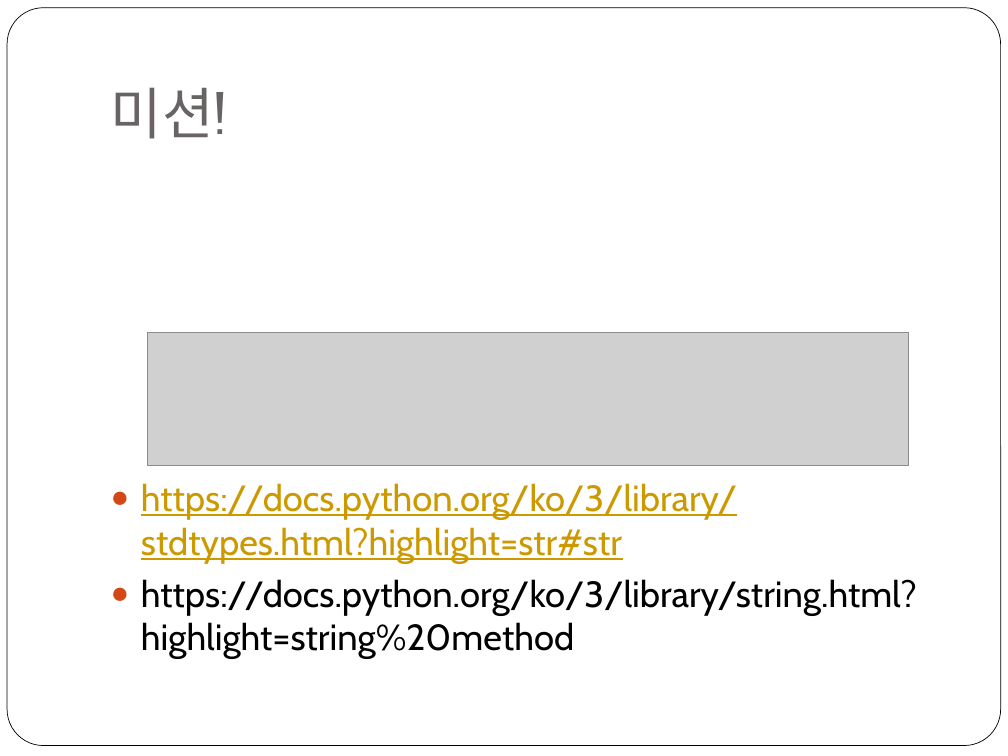
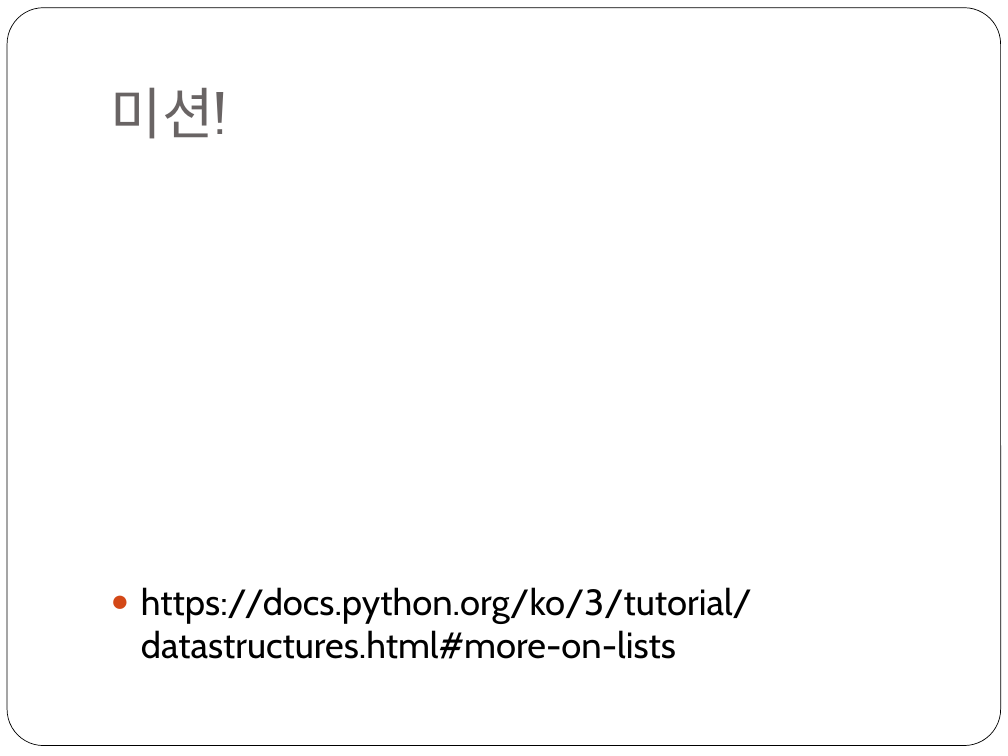
Before and after one commit to freshmea/weizman_python_class, a slide deck: slide 7 of textbook/파이썬2-2교시.pptx. Drawn at 1008x756 pixels with LibreOffice and Linux fonts; fonts in the diff are those of the drawing; grey boxes stand for pictures. Boxes give left, top, right and bottom in pixels: in the first picture for what was removed or moved away, otherwise in the second. Text is boxed around its words. In the diff, an @@ line names an element or a change of style, - is before the commit and + after.

```diff
--- a/textbook/파이썬2-2교시.pptx
+++ b/textbook/파이썬2-2교시.pptx
@@ picture removed at (148,333,909,465) @@
@@ text at (141,587,752,659): text changed @@
-● https://docs.python.org/ko/3/library/stdtypes.html?highlight=str#str
-● https://docs.python.org/ko/3/library/string.html?highlight=string%20method
+● https://docs.python.org/ko/3/tutorial/datastructures.html#more-on-lists
```
Also in this commit, not shown: 1 other slide changed, 3 other files.
